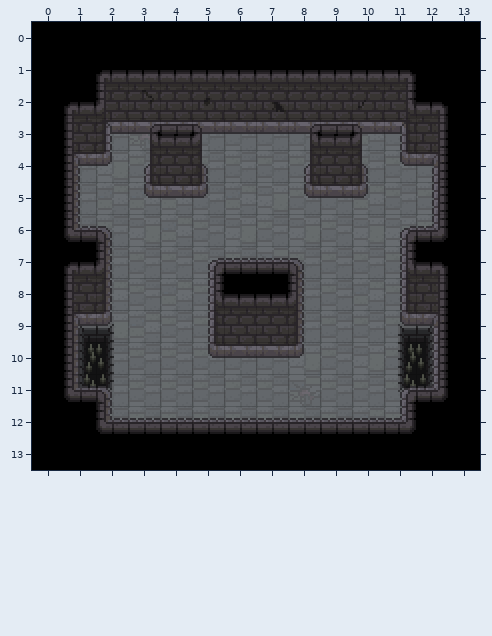
Two versions of a level (Tiled map (JSON), assets/maps/map-7.tmj). The first picture shows the starting point.
Cells are 16x16 px. Shown: x 0..13, y 0..13.
The result:
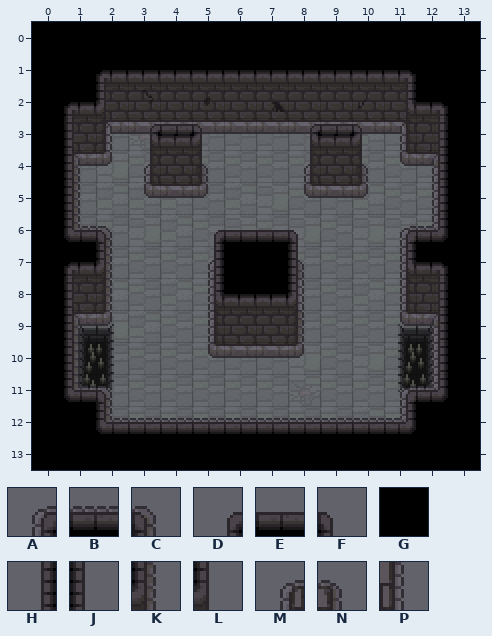
Key: from "walls1": A 3, B 4, C 5, D 9, E 10, F 11, G 36, H 41, J 43, K 69, L 75, M 162, N 163, P 195.
_ is an empty cell, # one hidden under a higher layer.
Tiles replaced or removed in this view: A, B, C, K.
Changes in this commit:
Changed rows in their new state; . is an unchanged cell.
Layer "walls-lower":
first column x 5:
 7 M##N
 8 ...P
Layer "walls-upper":
first column x 5:
 6 DEEF
 7 HGGJ
 8 ...L
